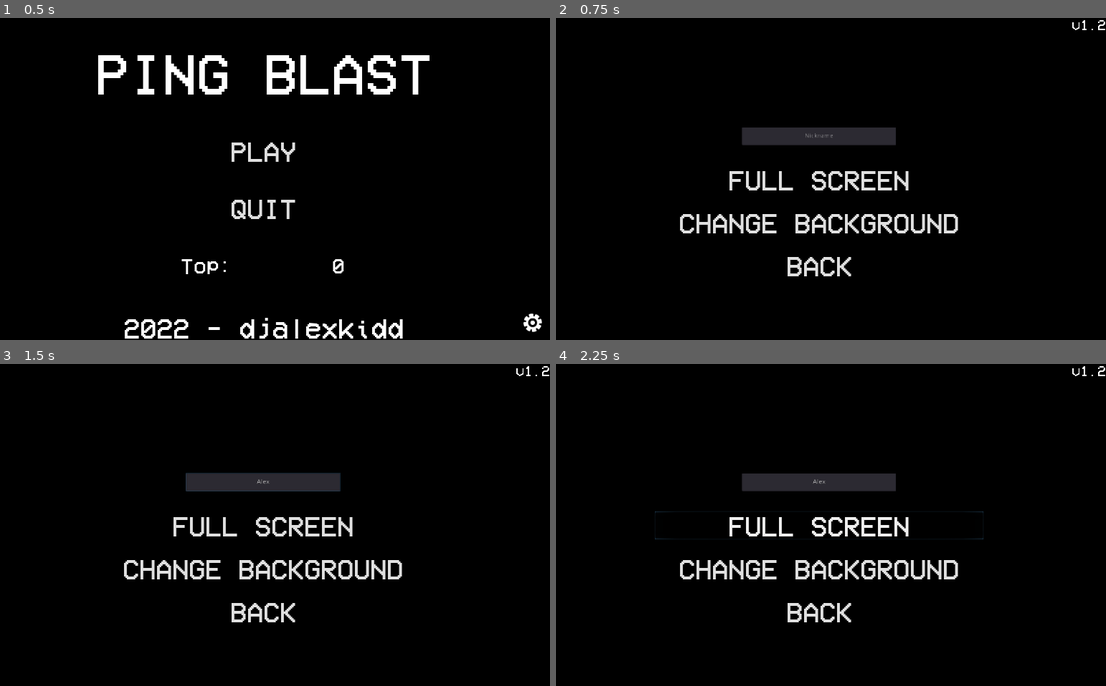
Above: before the commit, frames 1-4 (two rows, left to right).
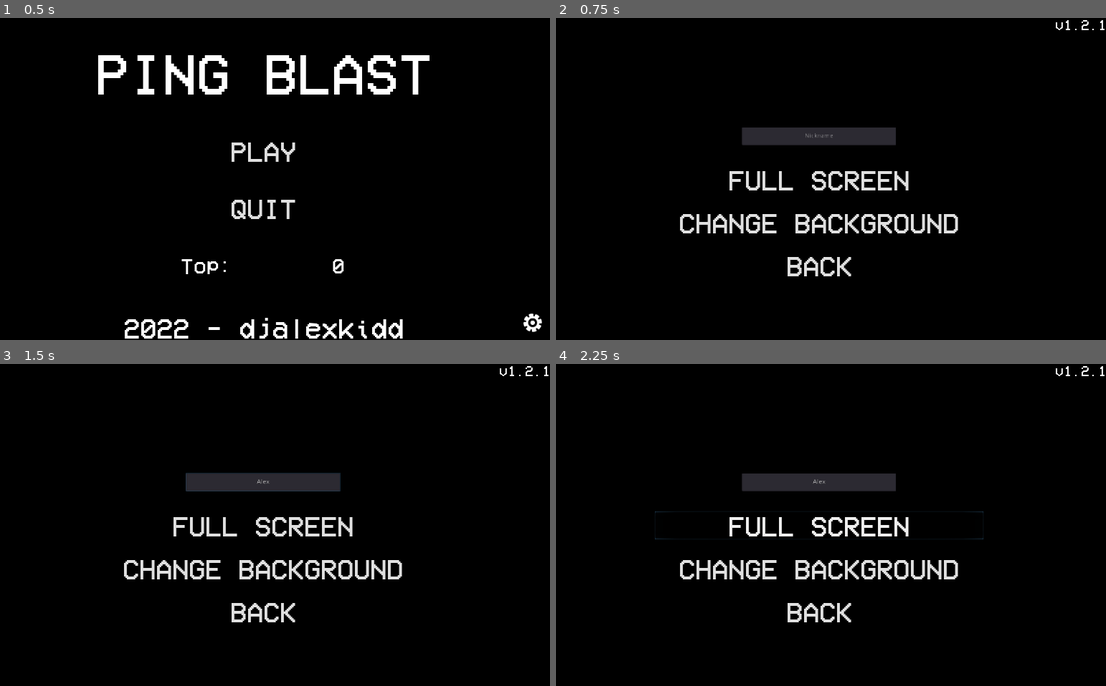
Above: after the commit, the same moments.

Repository: djalexkidd/ping-blast
Game: Godot game, scene res://scenes/MainMenu.tscn
The game is run twice, just before and just after one commit, with the same random seed, the same clock (stepped at 60 frames per second) and the same inputs.
Inputs (mouse positions are in pixels of both pictures, inside the frame that each line leads up to):
- Up to frame 1 (0.5 s): no input
- Up to frame 2 (0.75 s): click (1089, 320) at 0.5 s
- Up to frame 3 (1.5 s): click (264, 483) at 1.27 s; type "Alex" at 1.35 s
- Up to frame 4 (2.25 s): click "FULL SCREEN" at 2 s

Frame 1 is identical in both runs. In frame 2, less than 0.1% of the frame differs, in the area x 90-100%, y 0-4%; in frame 3, less than 0.1%; in frame 4, less than 0.1%.

Commit message:
yeet the modulo

Diff:
--- a/scenes/Settings.tscn
+++ b/scenes/Settings.tscn
@@ -107,10 +107,10 @@
 [node name="Version" type="Label" parent="."]
 anchor_left = 1.0
 anchor_right = 1.0
-margin_left = -76.0
+margin_left = -114.0
 margin_bottom = 29.0
 custom_fonts/font = SubResource( 2 )
-text = "v1.2"
+text = "v1.2.1"
 align = 1
 
 [connection signal="text_changed" from="NickNameEdit" to="NickNameEdit" method="name_apply"]
--- a/scripts/HUD.gd
+++ b/scripts/HUD.gd
@@ -1,6 +1,7 @@
 extends Control
 
 var score = 0
+var score_to_next_level = 5000
 
 signal switch_bg
 
@@ -14,8 +15,9 @@
 	$ScoreValue.text = String(score) #Actualise le compteur de pièces
 
 	#Change l'arrière-plan quand le score est à chaque multiple de 5000
-	if score % 5000 == 0 and !Global.bg_changed:
+	if score >= score_to_next_level and !Global.bg_changed:
 		change_background()
+		score_to_next_level += 5000
 
 func scorebonus():
 	score += 90
